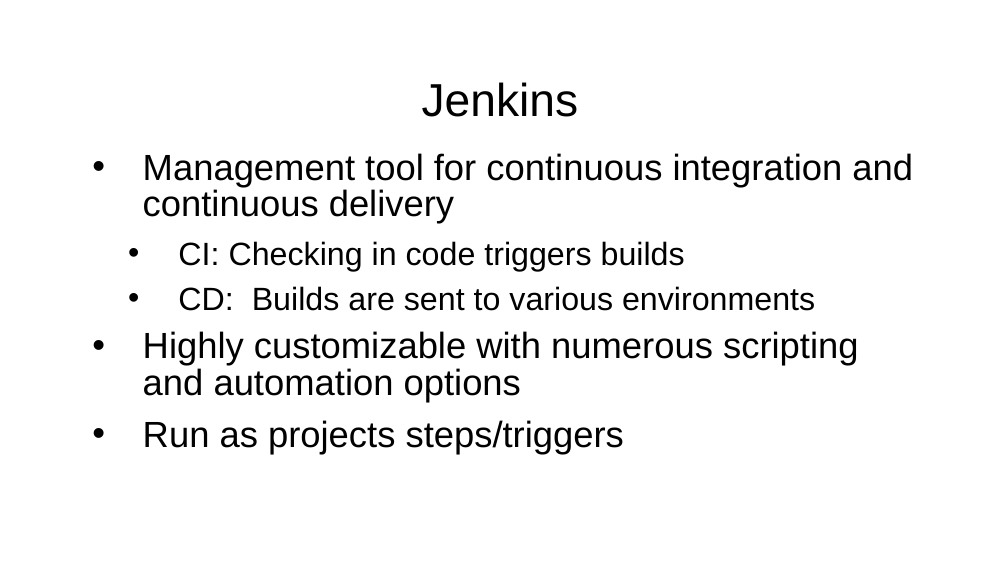
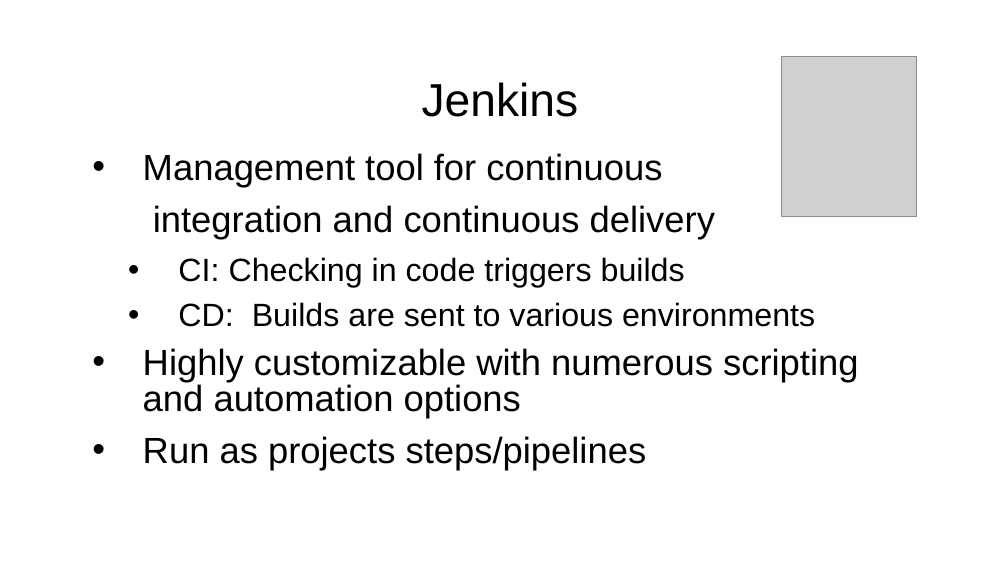
Before and after one commit to boyarsky/OracleCodeOne2018-HOL-Automating-Stack-Groovy, a slide deck: slide 8 of 2018-OracleCodeOne-Authomating Stack.ppt (slide 20 before the commit). Drawn at 1008x567 pixels with LibreOffice and Linux fonts; fonts in the diff are those of the drawing; grey boxes stand for pictures; background and template pictures are left out. Boxes give left, top, right and bottom in pixels: in the first picture for what was removed or moved away, otherwise in the second. Text is boxed around its words. In the diff, an @@ line names an element or a change of style, - is before the commit and + after.

```diff
--- a/2018-OracleCodeOne-Authomating Stack.ppt
+++ b/2018-OracleCodeOne-Authomating Stack.ppt
@@ picture added at [781, 56, 916, 216] @@
@@ text at [143, 153, 715, 240]: text changed @@
-• Management tool for continuous integration and continuous delivery
+• Management tool for continuous
+integration and continuous delivery
@@ text at [143, 436, 647, 471]: text changed @@
-• Run as projects steps/triggers
+• Run as projects steps/pipelines
```
Also in this commit, not shown: 6 other slides changed.
